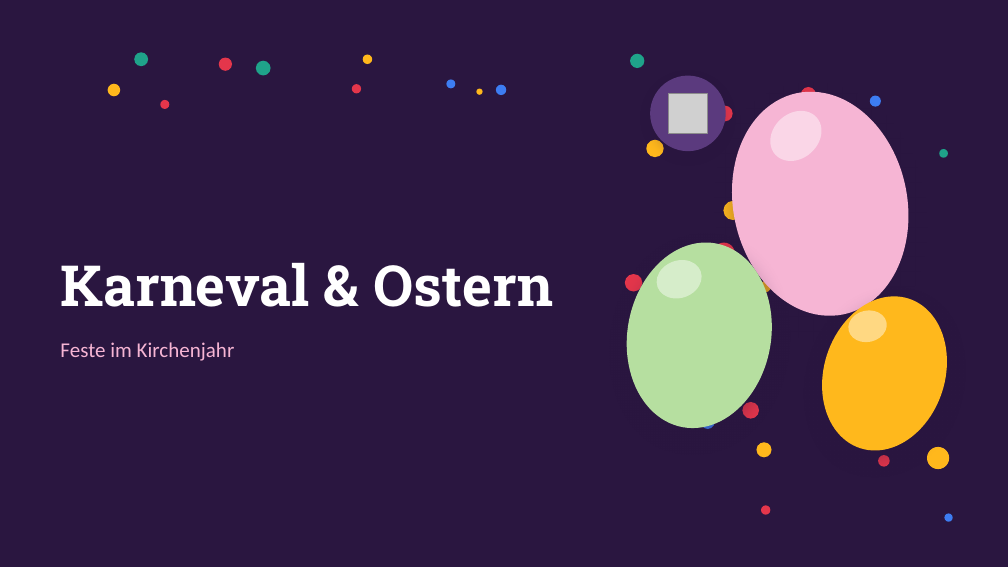
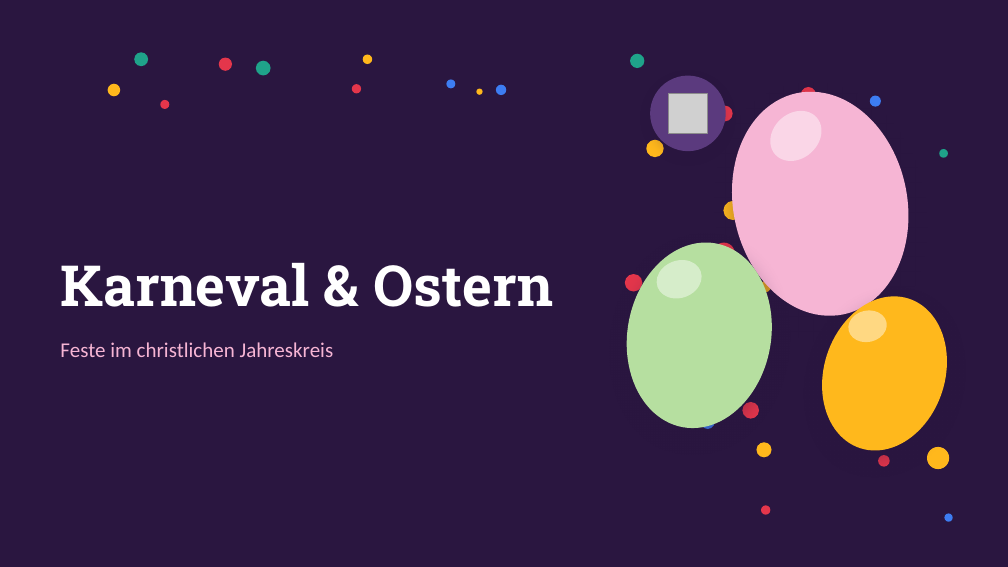
Before and after one commit to Flxrian/Erinnerung, a slide deck: slide 1 of Karneval_und_Ostern.pptx. Drawn at 1008x567 pixels with LibreOffice and Linux fonts; fonts in the diff are those of the drawing; grey boxes stand for pictures. Boxes give left, top, right and bottom in pixels: in the first picture for what was removed or moved away, otherwise in the second. Text is boxed around its words. In the diff, an @@ line names an element or a change of style, - is before the commit and + after.

```diff
--- a/Karneval_und_Ostern.pptx
+++ b/Karneval_und_Ostern.pptx
@@ text at (60, 342, 334, 357): text changed @@
-Feste im Kirchenjahr
+Feste im christlichen Jahreskreis
```
Also in this commit, not shown: 5 other slides changed, 11 slides added, 9 slides removed.
